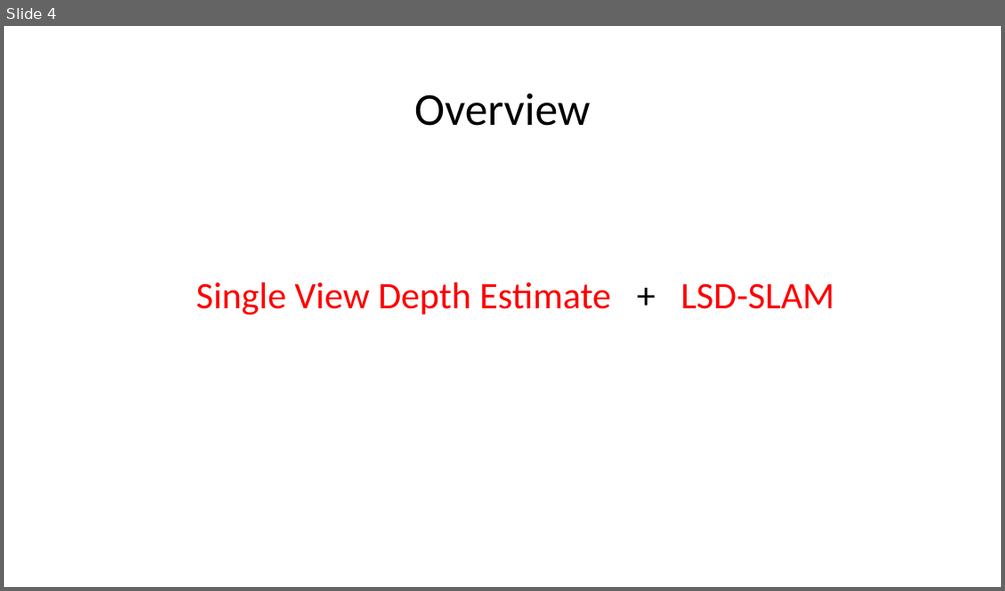
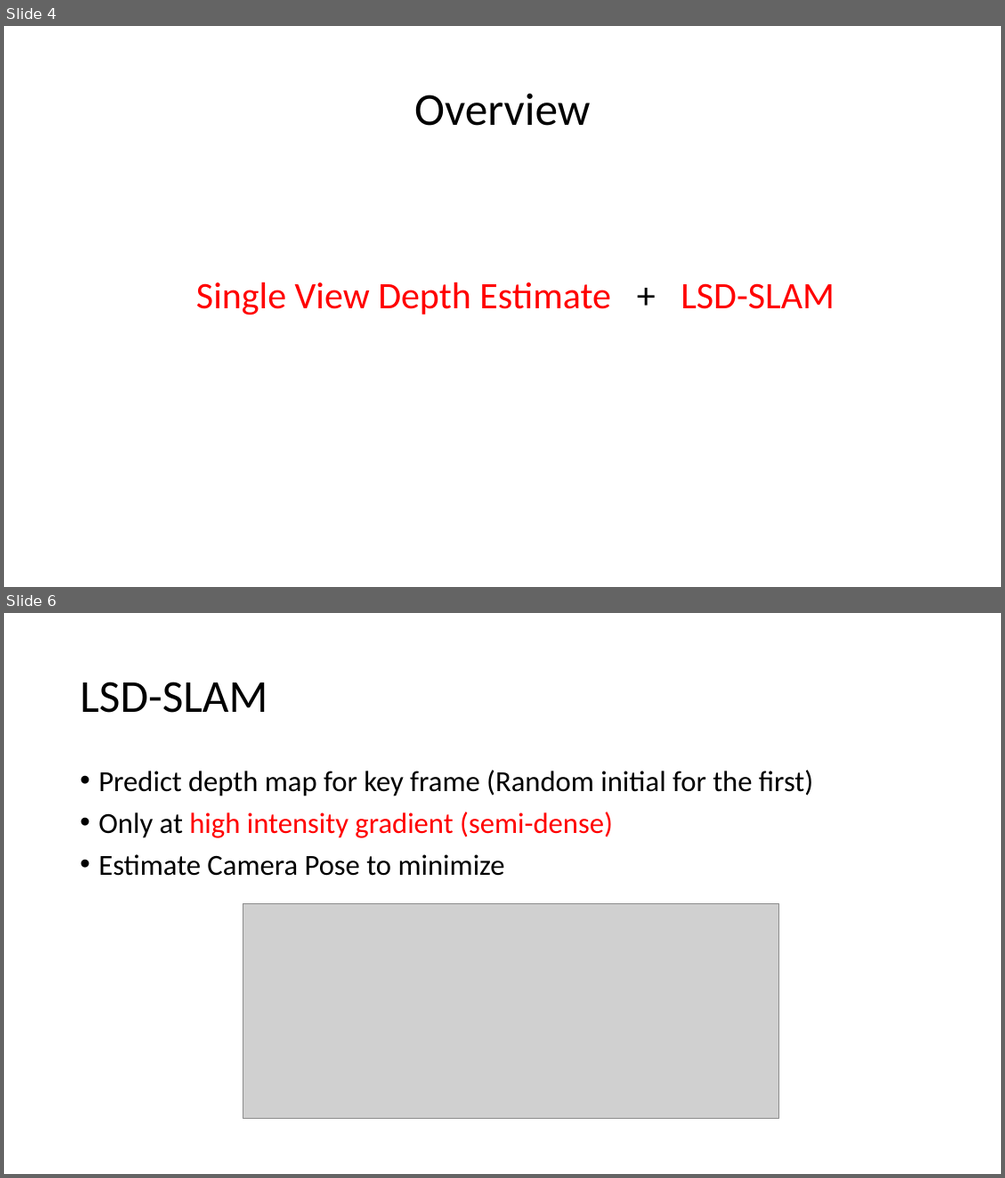
Before and after one commit to fuenwang/Meeting, a slide deck: 3D Driving Car/meet_1016.pptx. Shown one above the other, each under a label of ours: slide 4 before the commit, slides 4 and 6 after it; the slides between them are not shown. The pictures are 1005x591 and 1005x1178 pixels, drawn with LibreOffice and Linux fonts; fonts in the diff are those of the drawing; grey boxes stand for pictures. Boxes give left, top, right and bottom in pixels: in the first picture for what was removed or moved away, otherwise in the second. Text is boxed around its words. In the diff, an @@ line names an element or a change of style, - is before the commit and + after.

```diff
--- a/3D Driving Car/meet_1016.pptx
+++ b/3D Driving Car/meet_1016.pptx
@@ slide 6 added at [4, 613, 1001, 1174], background #FFFFFF @@
@@ title added at [80, 682, 267, 713], 44 pt, text #000000 @@
+LSD-SLAM
@@ text added at [98, 770, 813, 876], 28 pt, text #000000 @@
+• Predict depth map for key frame (Random initial for the first)
+• Only at high intensity gradient (semi-dense)
+• Estimate Camera Pose to minimize
@@ picture added at [243, 904, 778, 1119] @@
```
Also in this commit, not shown: 1 slide changed, 8 other slides added.
